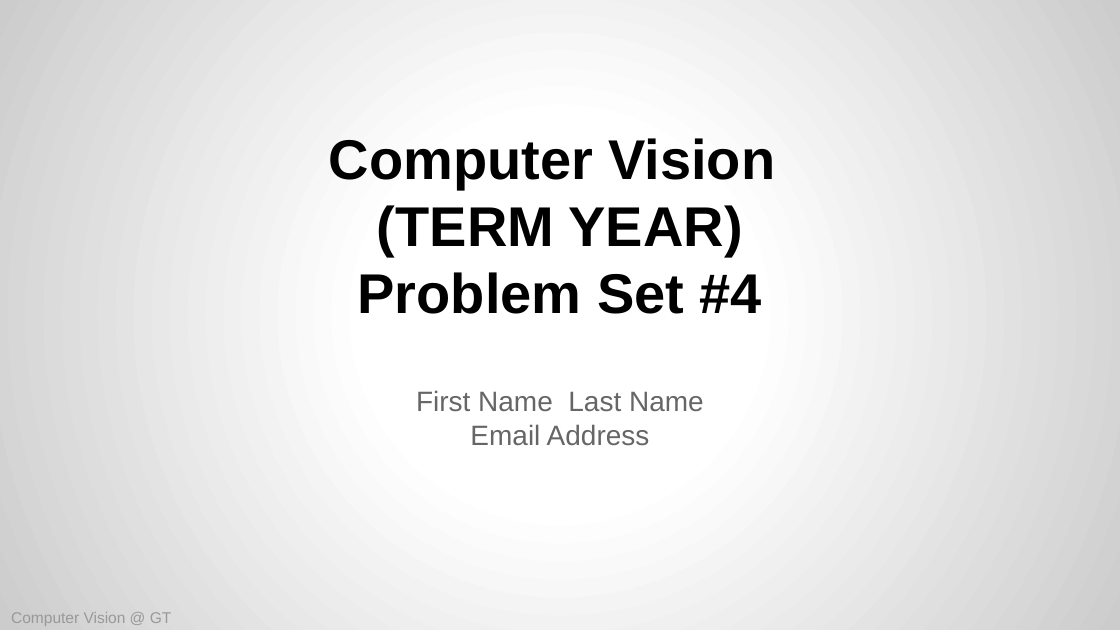
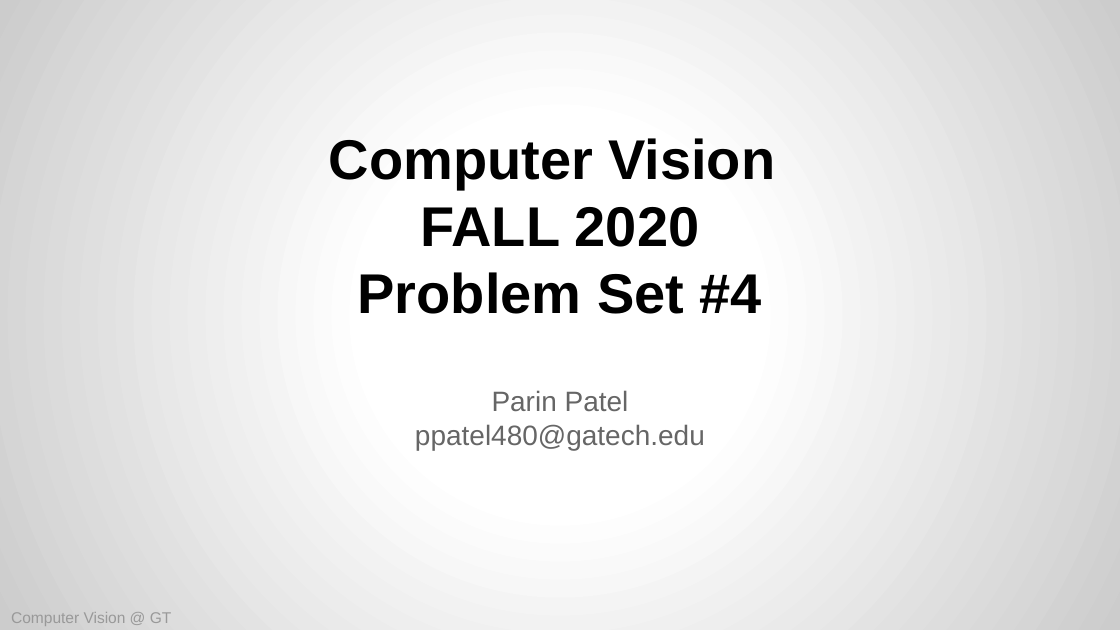
Before and after one commit to parinapatel/CV, a slide deck: slide 1 of ps04/CS6476-PS4 Template.pptx (slide 2 before the commit). Drawn at 1120x630 pixels with LibreOffice and Linux fonts; fonts in the diff are those of the drawing. Boxes give left, top, right and bottom in pixels: in the first picture for what was removed or moved away, otherwise in the second. Text is boxed around its words. In the diff, an @@ line names an element or a change of style, - is before the commit and + after.

```diff
--- a/ps04/CS6476-PS4 Template.pptx
+++ b/ps04/CS6476-PS4 Template.pptx
@@ title at (420,207,700,247): text changed @@
-(TERM YEAR)
+FALL 2020
@@ subtitle at (415,390,705,450): text changed @@
-First Name Last Name
-Email Address
+Parin Patel
+ppatel480@gatech.edu
```
Also in this commit, not shown: 21 other slides changed, 1 slide removed, 7 other files.
